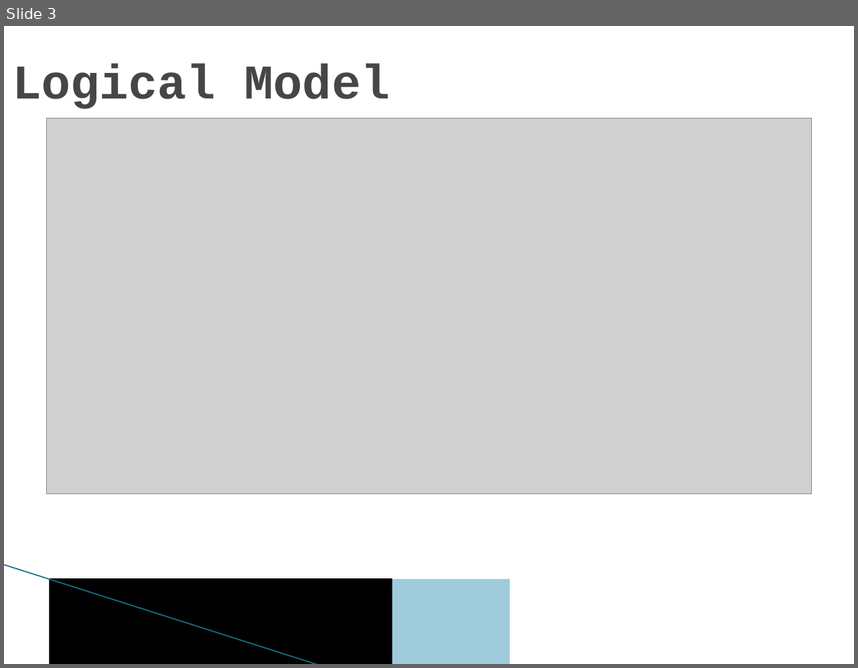
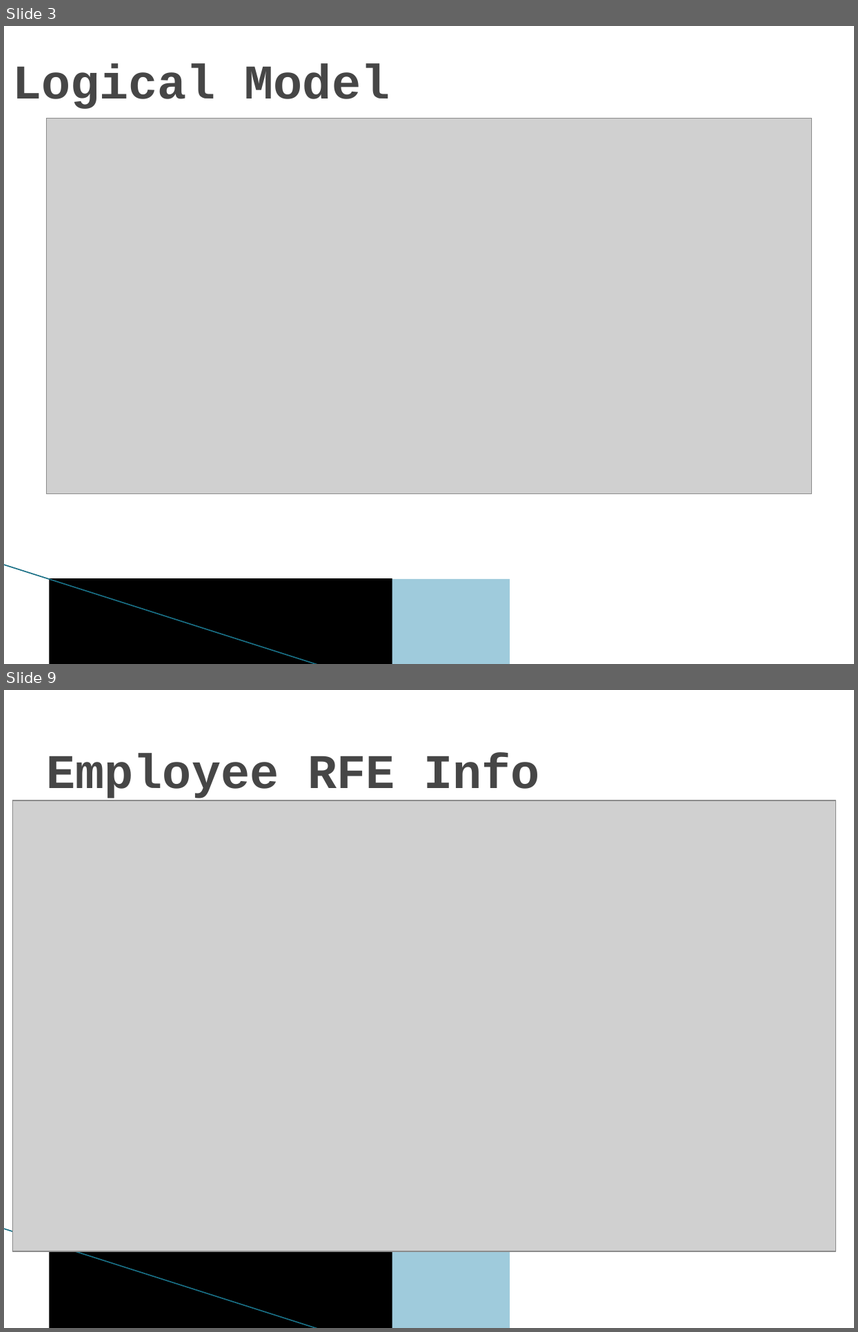
Before and after one commit to derek-truong/F15B6-ARL-RFE, a slide deck: ARL RFE APEX APPLICATION.pptx. Shown one above the other, each under a label of ours: slide 3 before the commit, slides 3 and 9 after it; the slides between them are not shown. The pictures are 858x668 and 858x1332 pixels, drawn with LibreOffice and Linux fonts; fonts in the diff are those of the drawing; grey boxes stand for pictures; background and template pictures are left out. Boxes give left, top, right and bottom in pixels: in the first picture for what was removed or moved away, otherwise in the second. Text is boxed around its words. In the diff, an @@ line names an element or a change of style, - is before the commit and + after.

```diff
--- a/ARL RFE APEX APPLICATION.pptx
+++ b/ARL RFE APEX APPLICATION.pptx
@@ slide 9 added at <box>4,690,854,1328</box>, background #FFFFFF; not listed: 3 template elements that a slide beside it also shows @@
@@ text added at <box>47,753,540,801</box>, 41 pt, text #464646, bold @@
+Employee RFE Info
@@ picture added at <box>12,800,836,1251</box> @@
```
Also in this commit, not shown: 1 slide changed, 11 other slides added, 1 slide removed, 20 other files.
